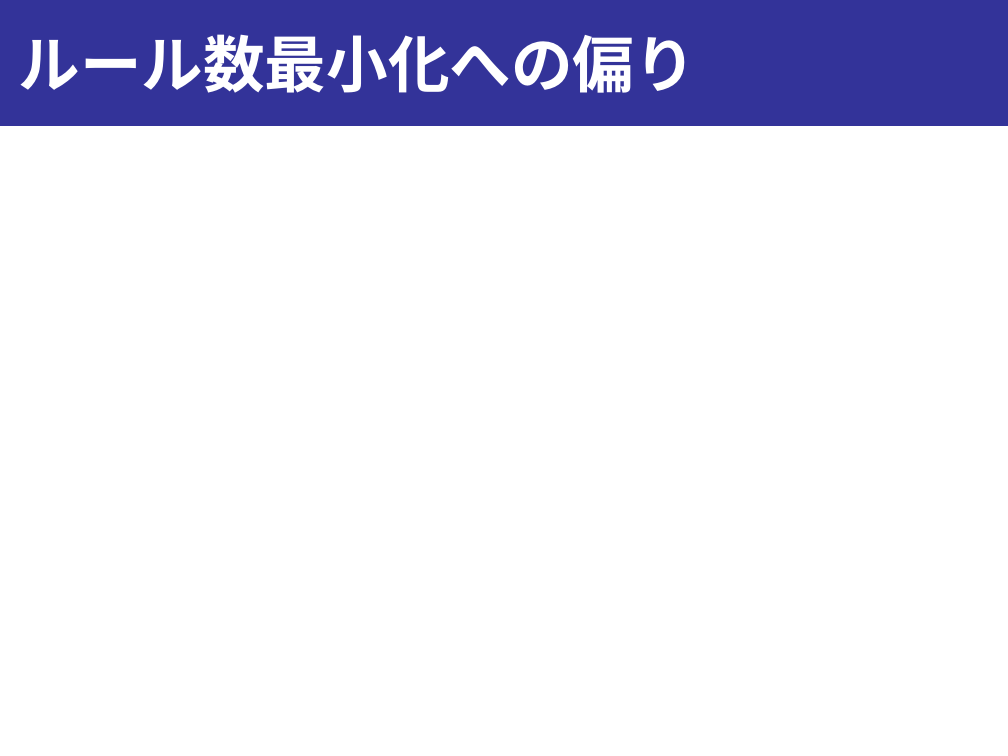
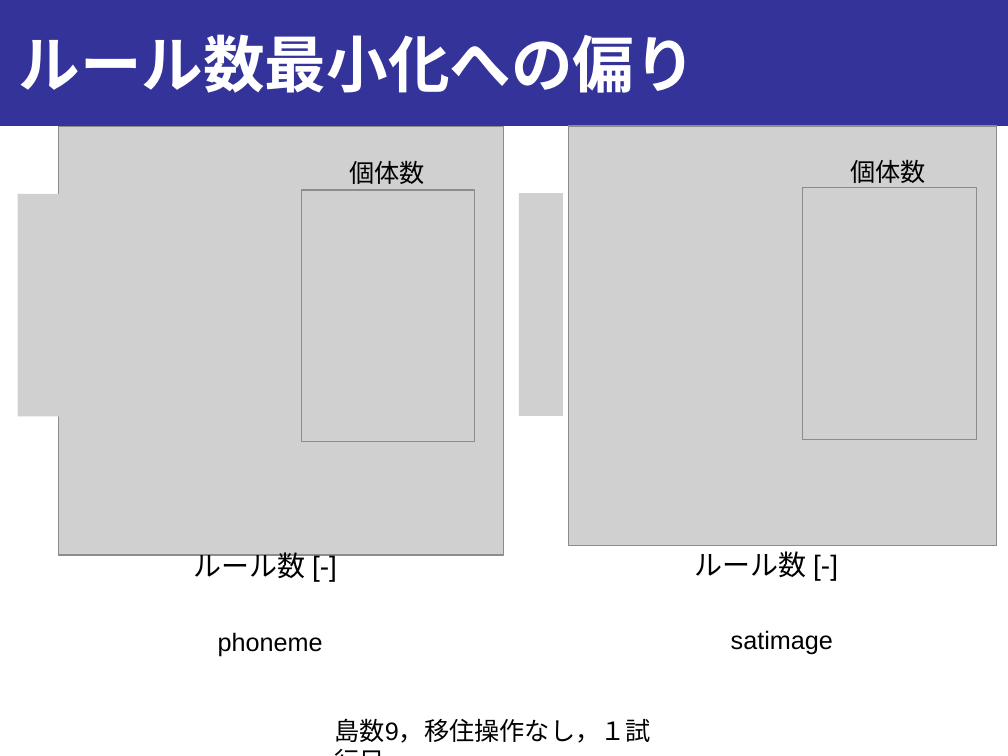
Before and after one commit to onikUone/Junior_slides, a slide deck: slide 17 of スライド_v1.pptx. Drawn at 1008x756 pixels with LibreOffice and Linux fonts; fonts in the diff are those of the drawing; grey boxes stand for pictures. Boxes give left, top, right and bottom in pixels: in the first picture for what was removed or moved away, otherwise in the second. Text is boxed around its words. In the diff, an @@ line names an element or a change of style, - is before the commit and + after.

Commit message:
1/21 2:52

```diff
--- a/スライド_v1.pptx
+++ b/スライド_v1.pptx
@@ picture added at bbox=[58, 127, 504, 555] @@
@@ picture added at bbox=[569, 126, 997, 546] @@
@@ text added at bbox=[349, 160, 425, 184], 18 pt, text #000000 @@
+個体数
@@ text added at bbox=[851, 159, 927, 183], 18 pt, text #000000 @@
+個体数
@@ picture added at bbox=[18, 194, 62, 417] @@
@@ picture added at bbox=[301, 191, 475, 443] @@
@@ picture added at bbox=[519, 193, 563, 416] @@
@@ picture added at bbox=[802, 187, 977, 439] @@
@@ text added at bbox=[194, 548, 306, 578], 20 pt, text #000000 @@
+ルール数 [-]
@@ text added at bbox=[695, 551, 807, 577], 20 pt, text #000000 @@
+ルール数 [-]
@@ text added at bbox=[218, 632, 323, 657], 18 pt, text #000000 @@
+phoneme
@@ text added at bbox=[731, 630, 833, 655], 18 pt, text #000000 @@
+satimage
@@ text added at bbox=[335, 718, 651, 743], 18 pt, text #000000 @@
+島数9，移住操作なし，１試行目
```
Also in this commit, not shown: 3 other slides changed.
